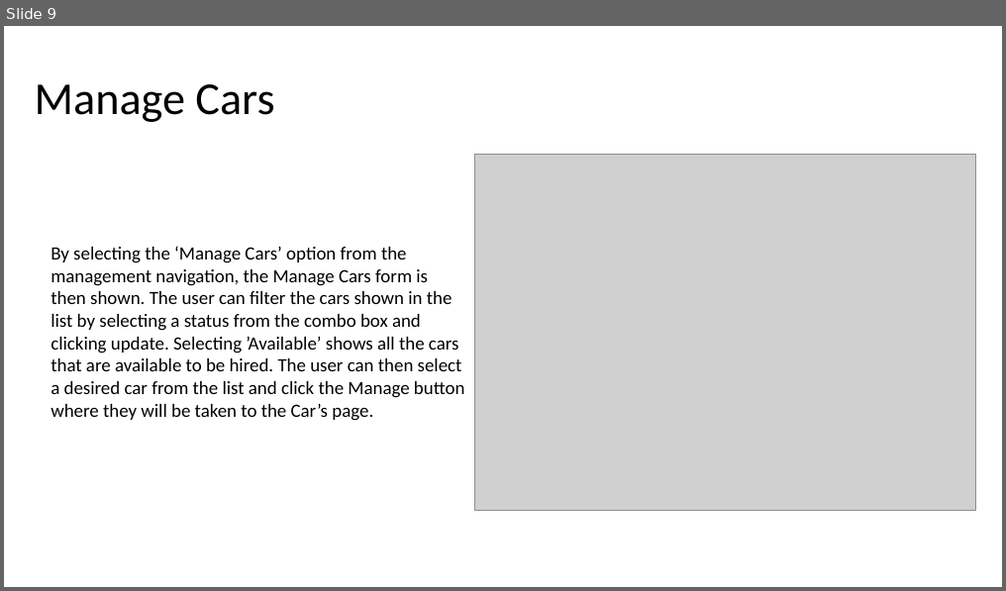
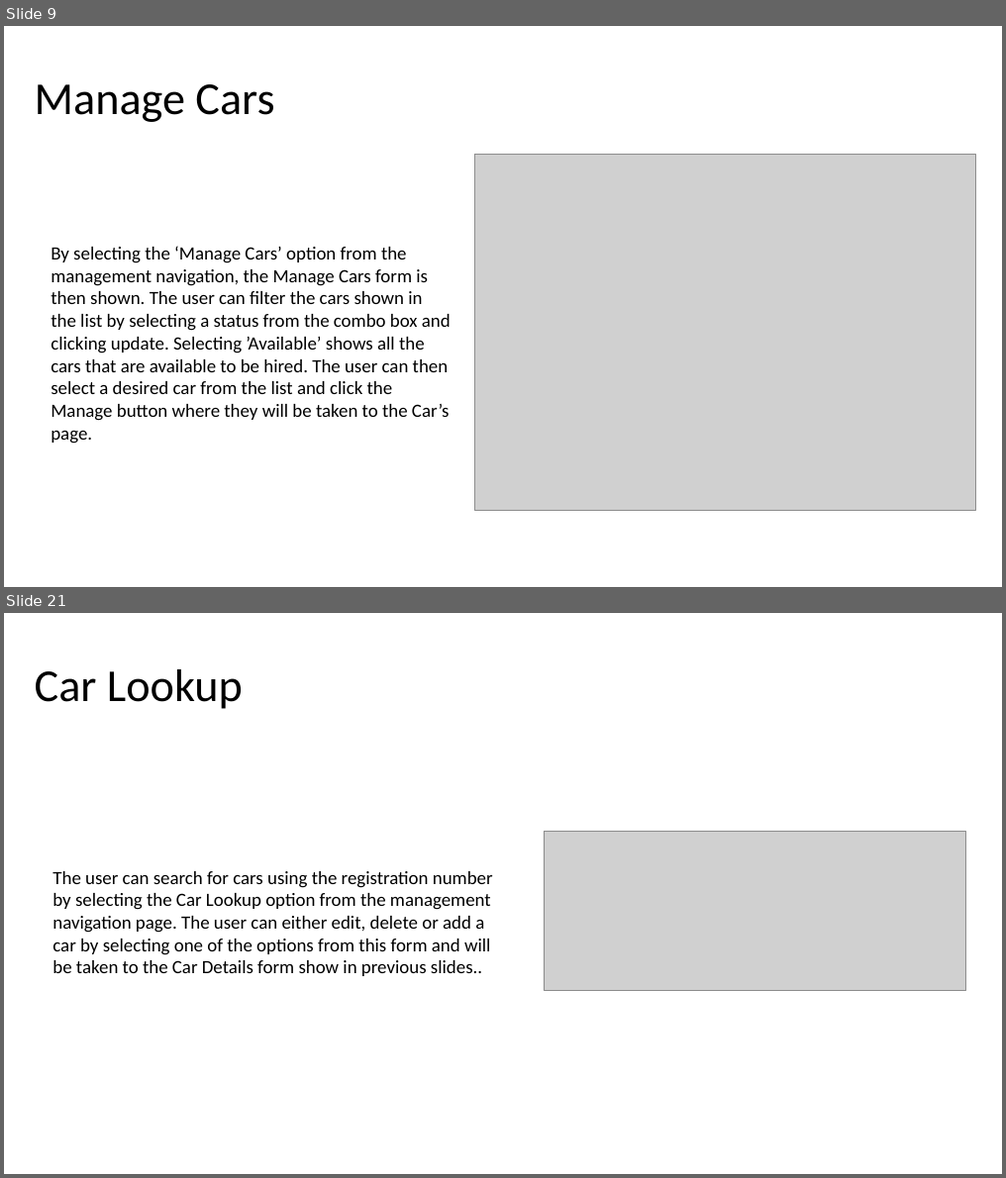
Before and after one commit to DanDecrypted/UniSystems, a slide deck: Walkthrough.pptx. Shown one above the other, each under a label of ours: slide 9 before the commit, slides 9 and 21 after it; the slides between them are not shown. The pictures are 1006x591 and 1006x1178 pixels, drawn with LibreOffice and Linux fonts; fonts in the diff are those of the drawing; grey boxes stand for pictures. Boxes give left, top, right and bottom in pixels: in the first picture for what was removed or moved away, otherwise in the second. Text is boxed around its words. In the diff, an @@ line names an element or a change of style, - is before the commit and + after.

```diff
--- a/Walkthrough.pptx
+++ b/Walkthrough.pptx
@@ slide 21 added at [4, 613, 1002, 1174], background #FFFFFF @@
@@ text added at [35, 669, 243, 709], 44 pt, text #000000 @@
+Car Lookup
@@ picture added at [544, 832, 966, 990] @@
@@ text added at [53, 871, 493, 976], 18 pt, text #000000 @@
+The user can search for cars using the registration number by selecting the Car Lookup option from the management navigation page. The user can either edit, delete or add a car by selecting one of the options from this form and will be taken to the Car Details form show in previous slides..
@@ slide 9 changed as well @@
@@ text "By selecting the ‘Manage Cars’ ..." rewrapped from [51, 246, 465, 421] to [51, 246, 450, 444] @@
```
Also in this commit, not shown: 1 other slide changed, 10 other slides added, 4 other files.
